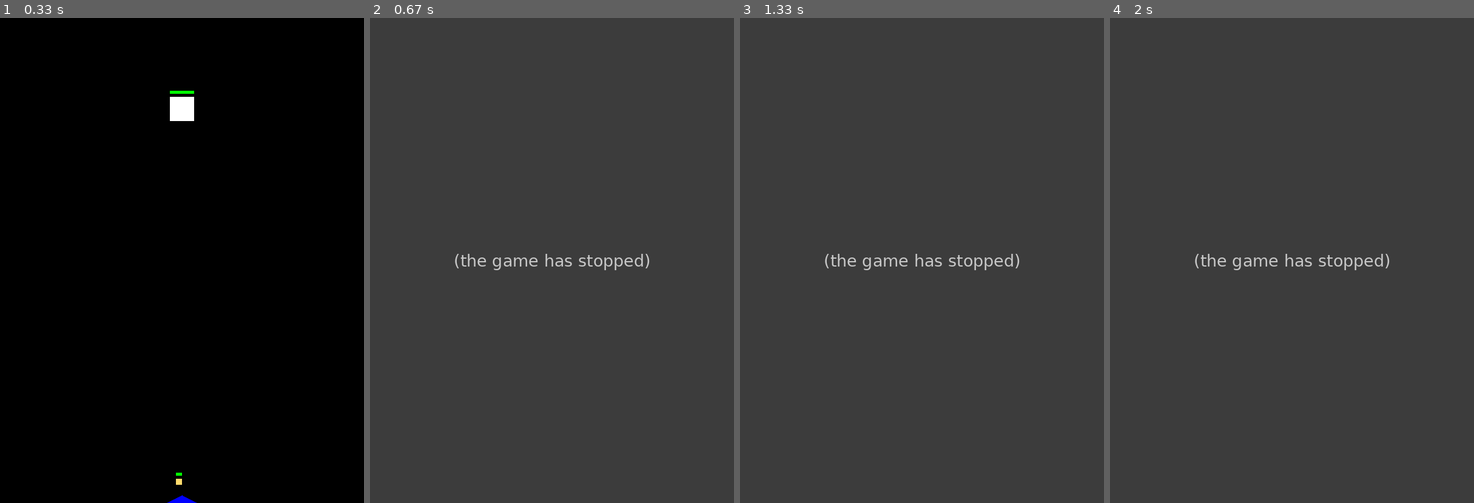
Above: before the commit, frames 1-4 (left to right).
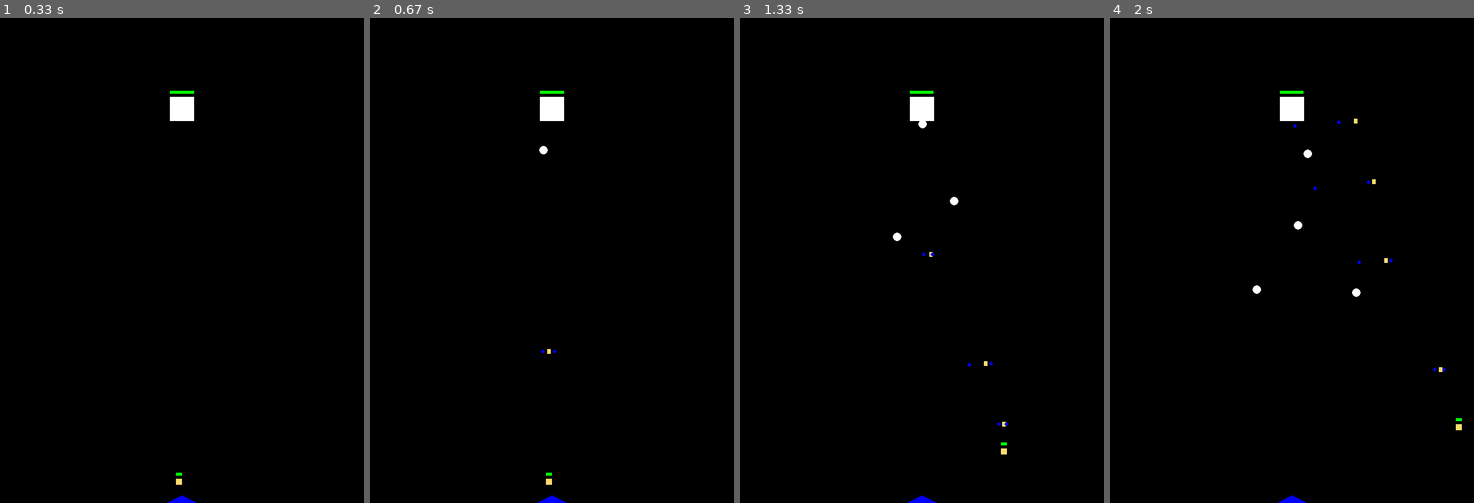
Above: after the commit, the same moments.

Repository: lalaneko/Pygame_Bullet_Hell_Trial
Game: pygame game, started from Boss_Fight_Challenge.py
Same seed, same stepped clock (60 frames per second), same inputs: the game is played once before the commit and once after it.
Inputs:
- Up to frame 1 (0.33 s): no input
- Up to frame 2 (0.67 s): tap Space at 0.33 s
- Up to frame 3 (1.33 s): hold Right 0.67-1.13 s; tap Space at 0.73, 1.03, 1.23 s; hold Up from 1.17 s (still down)
- Up to frame 4 (2 s): release Up at 1.47 s; hold Right 1.5-1.97 s; tap Space at 1.57, 1.87 s

Frame 1 is identical in both runs. In frame 2, 100% of the frame differs, in the area x 0-100%, y 0-100%; in frame 3, 100%; in frame 4, 100%.
Error before the commit: TypeError: Player.shoot() missing 1 required positional argument: 'target' (Boss_Fight_Chall...; the game stopped at 0.33 s (later frames are placeholders)

Commit message:
Update Boss_Fight_Challenge.py

Diff:
--- a/Boss_Fight_Challenge.py
+++ b/Boss_Fight_Challenge.py
@@ -64,7 +64,7 @@
                 player.shooting = False
 
     if player.shooting:
-        player.shoot()
+        player.shoot(boss)
 
     if not game_over:
         player.update()
